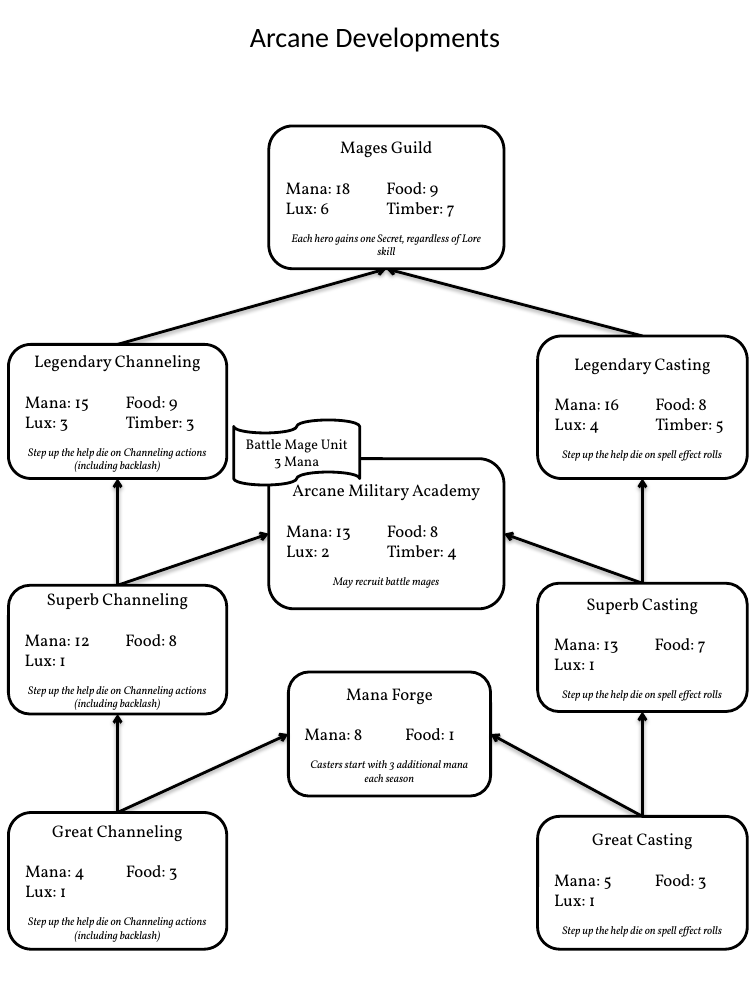
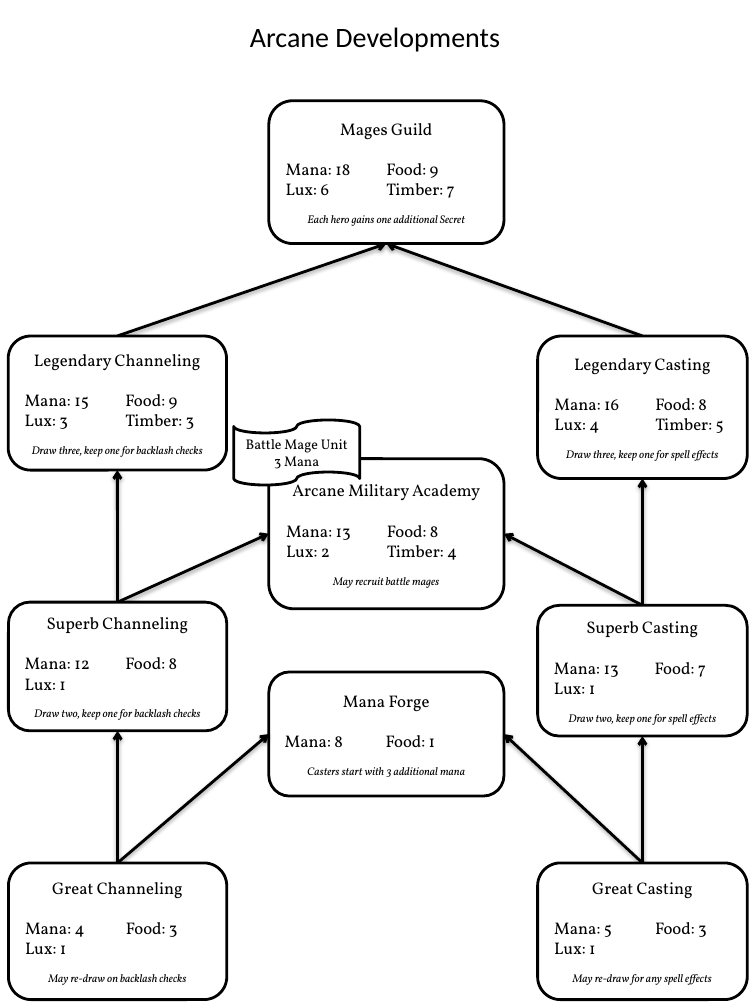
Before and after one commit to ziapeltagames/wrath-of-the-autarch, a slide deck: slide 1 of sheets/Core Sheets.pptx. Drawn at 756x1008 pixels with LibreOffice and Linux fonts; fonts in the diff are those of the drawing. Boxes give left, top, right and bottom in pixels: in the first picture for what was removed or moved away, otherwise in the second. Text is boxed around its words. In the diff, an @@ line names an element or a change of style, - is before the commit and + after.

```diff
--- a/sheets/Core Sheets.pptx
+++ b/sheets/Core Sheets.pptx
@@ rounded rectangle "Mages Guild": place and size @@
-rounded rectangle "Mages Guild" at [269,126,504,269]
+rounded rectangle "Mages Guild" at [269,101,504,244]
@@ text in rounded rectangle at [307,215,465,226]: text changed @@
-Each hero gains one Secret, regardless of Lore skill
+Each hero gains one additional Secret
@@ arrow moved from (118, 345) - (386, 269) to (117, 336) - (386, 244) @@
@@ arrow moved from (642, 336) - (386, 269) to (642, 336) - (386, 244) @@
@@ rounded rectangle "Legendary Channeling": place and size @@
-rounded rectangle "Legendary Channeling" at [8,345,227,479]
+rounded rectangle "Legendary Channeling" at [8,336,227,470]
@@ text in rounded rectangle at [32,446,203,457]: text changed @@
-Step up the help die on Channeling actions (including backlash)
+Draw three, keep one for backlash checks
@@ arrow moved from (118, 586) - (118, 479) to (118, 602) - (117, 470) @@
@@ text in rounded rectangle at [566,450,719,461]: text changed @@
-Step up the help die on spell effect rolls
+Draw three, keep one for spell effects
@@ arrow moved from (642, 584) - (642, 479) to (642, 606) - (642, 479) @@
@@ arrow moved from (118, 586) - (269, 533) to (118, 602) - (269, 533) @@
@@ arrow moved from (642, 584) - (504, 533) to (642, 606) - (504, 533) @@
@@ rounded rectangle "Superb Channeling": place and size @@
-rounded rectangle "Superb Channeling" at [8,586,227,715]
+rounded rectangle "Superb Channeling" at [8,602,227,731]
@@ rounded rectangle "Superb Casting": place and size @@
-rounded rectangle "Superb Casting" at [537,584,747,712]
+rounded rectangle "Superb Casting" at [537,606,747,737]
@@ rounded rectangle "Mana Forge": place and size @@
-rounded rectangle "Mana Forge" at [288,672,491,796]
+rounded rectangle "Mana Forge" at [269,672,504,796]
@@ text in rounded rectangle at [34,709,201,720]: text changed @@
-Step up the help die on Channeling actions (including backlash)
+Draw two, keep one for backlash checks
@@ text in rounded rectangle at [568,714,717,725]: text changed @@
-Step up the help die on spell effect rolls
+Draw two, keep one for spell effects
@@ arrow moved from (118, 812) - (118, 714) to (118, 863) - (118, 731) @@
@@ arrow moved from (118, 812) - (288, 734) to (118, 863) - (269, 734) @@
@@ arrow moved from (642, 816) - (491, 734) to (642, 863) - (504, 734) @@
@@ arrow moved from (642, 816) - (642, 712) to (642, 863) - (642, 736) @@
@@ text in rounded rectangle at [307,767,465,777]: text changed @@
-Casters start with 3 additional mana each season
+Casters start with 3 additional mana
@@ rounded rectangle "Great Channeling": place and size @@
-rounded rectangle "Great Channeling" at [8,812,227,950]
+rounded rectangle "Great Channeling" at [8,863,227,1000]
@@ rounded rectangle "Great Casting": place and size @@
-rounded rectangle "Great Casting" at [537,816,747,950]
+rounded rectangle "Great Casting" at [537,863,747,1000]
@@ text in rounded rectangle at [48,974,186,985]: text changed @@
-Step up the help die on Channeling actions (including backlash)
+May re-draw on backlash checks
@@ text in rounded rectangle at [573,974,712,985]: text changed @@
-Step up the help die on spell effect rolls
+May re-draw for any spell effects
```
Also in this commit, not shown: 8 other slides changed, 2 slides added, 1 slide removed, 28 other files.
